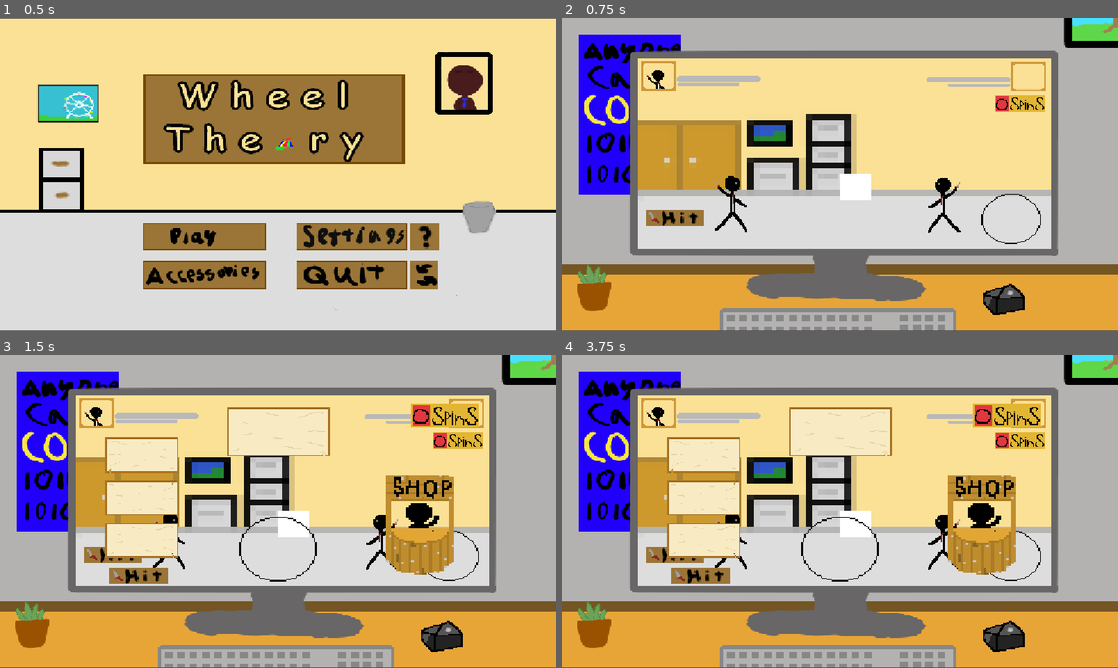
Above: before the commit, frames 1-4 (two rows, left to right).
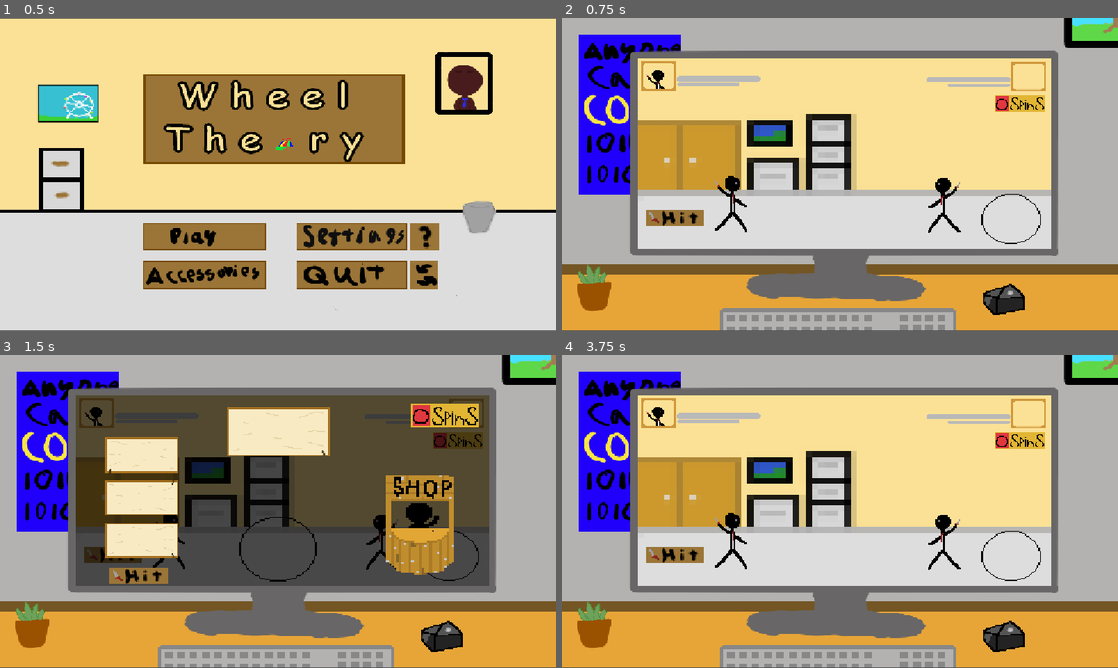
Above: after the commit, the same moments.

Repository: RedR64/first-game-jam-game
Game: Godot game, scene res://scenes/main_menu.tscn
The game is run twice, just before and just after one commit, with the same random seed, the same clock (stepped at 60 frames per second) and the same inputs.
Inputs (mouse positions are in pixels of both pictures, inside the frame that each line leads up to):
- Up to frame 1 (0.5 s): no input
- Up to frame 2 (0.75 s): tap Enter at 0.5 s; move the mouse to (767, 237) at 0.52 s; press the mouse at (767, 237) at 0.53 s
- Up to frame 3 (1.5 s): tap Space at 1.25 s; move the mouse to (111, 555) at 1.27 s; release the mouse at (111, 555) at 1.28 s; click (111, 555) at 1.35 s
- Up to frame 4 (3.75 s): tap Enter at 2, 3.5 s; move the mouse to (1012, 555) at 2.02 s; press the mouse at (1012, 555) at 2.03 s; tap T at 2.1 s; tap Space at 2.75 s; move the mouse to (840, 549) at 2.77 s; release the mouse at (840, 549) at 2.78 s; click (840, 549) at 2.85 s; move the mouse to (701, 577) at 3.52 s; press the mouse at (701, 577) at 3.53 s

Frame 1 is identical in both runs. In frame 2, 0.5% of the frame differs, in the area x 50-56%, y 49-59%; in frame 3, 31%, in the area x 13-88%, y 12-74%; in frame 4, 12%.

Commit message:
Shadowbox
Stupid bug

Diff:
--- a/scenes/office_background.gd
+++ b/scenes/office_background.gd
@@ -1,18 +1,7 @@
 extends Node2D
-var open_closed = 0
 var shop_scene = preload("res://scenes/shop_screen.tscn").instantiate()
-func _on_shop_input_event(viewport: Node, event: InputEvent, shape_idx: int) -> void:
+func _on_shop_test_input_event(viewport: Node, event: InputEvent, shape_idx: int) -> void:
 	if event.is_action_pressed("left_click"):
-		if open_closed == 1:
-			shop_exit()
-
-		else:
 			shop()
-
 func shop():
-	open_closed = 1
 	get_tree().root.add_child(shop_scene)
-
-func shop_exit():
-	open_closed = 0
-	get_tree().root.remove_child(shop_scene)
--- a/scenes/office_background.tscn
+++ b/scenes/office_background.tscn
@@ -69,8 +69,13 @@
 scale = Vector2(1.58, 1.58)
 texture = ExtResource("10_jkyx8")
 
-[node name="ColorRect" type="ColorRect" parent="." unique_id=824021011]
-offset_right = 40.0
-offset_bottom = 40.0
+[node name="ColorRect" type="ColorRect" parent="." unique_id=679055872]
+visible = false
+offset_left = -261.0
+offset_top = -179.0
+offset_right = 273.0
+offset_bottom = 115.0
+mouse_filter = 1
+color = Color(0, 0, 0, 0.6745098)
 
-[connection signal="input_event" from="Shop Test" to="." method="_on_shop_input_event"]
+[connection signal="input_event" from="Shop Test" to="." method="_on_shop_test_input_event"]
--- a/scenes/shop_screen.gd
+++ b/scenes/shop_screen.gd
@@ -1,13 +1,8 @@
 extends Node2D
-
-
 
 func _on_shop_exit_input_event(_viewport: Node, event: InputEvent, _shape_idx: int) -> void:
 	if event.is_action_pressed("left_click"):
 		shop_exit()
 
 func shop_exit():
-	var current_scene = self
-	#get_tree().root.remove_child(current_scene)
-	var shopScreen = get_tree().root.get_child(current_scene)
-	get_tree().root.remove_child(shopScreen)
+	get_tree().root.remove_child(self)
--- a/scenes/shop_screen.tscn
+++ b/scenes/shop_screen.tscn
@@ -1,6 +1,7 @@
 [gd_scene format=3 uid="uid://juixoran667n"]
 
 [ext_resource type="Texture2D" uid="uid://b20clv22lm58m" path="res://art/little_shop_keep.png" id="1_h3yqb"]
+[ext_resource type="Script" uid="uid://df3vq630qrvhf" path="res://scenes/shop_screen.gd" id="1_rutho"]
 [ext_resource type="Texture2D" uid="uid://d12714e7frsr2" path="res://art/shopItem.png" id="2_dxhqa"]
 [ext_resource type="Texture2D" uid="uid://d1qw0wossjpd5" path="res://art/better_office_background.png" id="3_y22eq"]
 [ext_resource type="PackedScene" uid="uid://b0qderlc7v00a" path="res://scenes/node_2d.tscn" id="4_73ty1"]
@@ -11,6 +12,15 @@
 size = Vector2(76, 26)
 
 [node name="ShopScreen" type="Node2D" unique_id=319007045]
+script = ExtResource("1_rutho")
+
+[node name="ColorRect" type="ColorRect" parent="." unique_id=586959798]
+offset_left = -261.0
+offset_top = -179.0
+offset_right = 273.0
+offset_bottom = 115.0
+mouse_filter = 1
+color = Color(0, 0, 0, 0.6745098)
 
 [node name="Little Shop Keep" type="Sprite2D" parent="." unique_id=1900298634]
 position = Vector2(169, 17)
